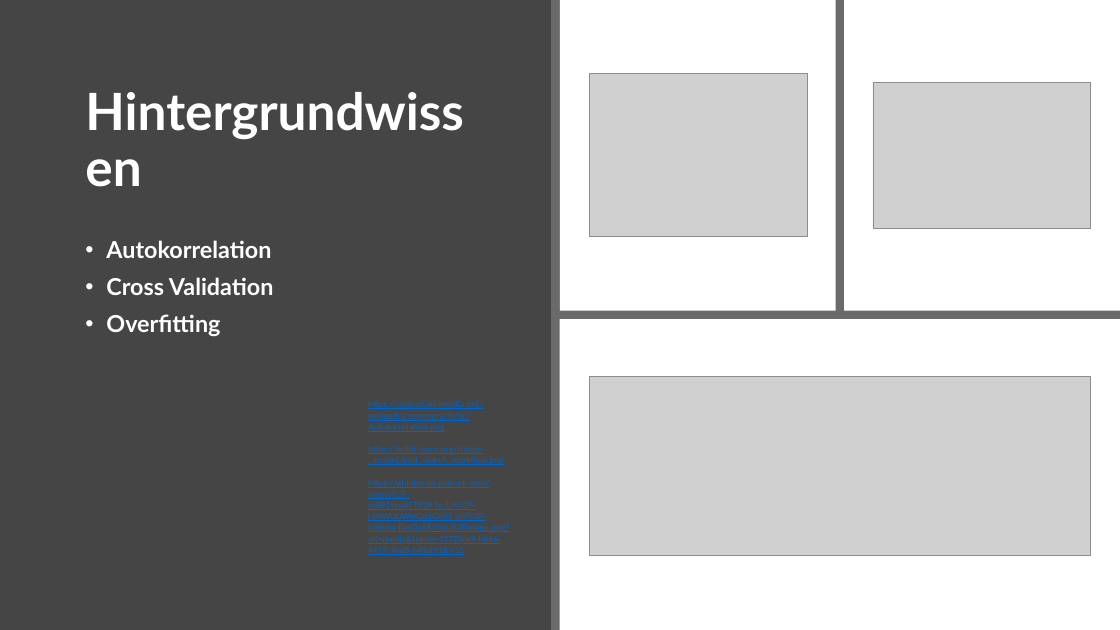
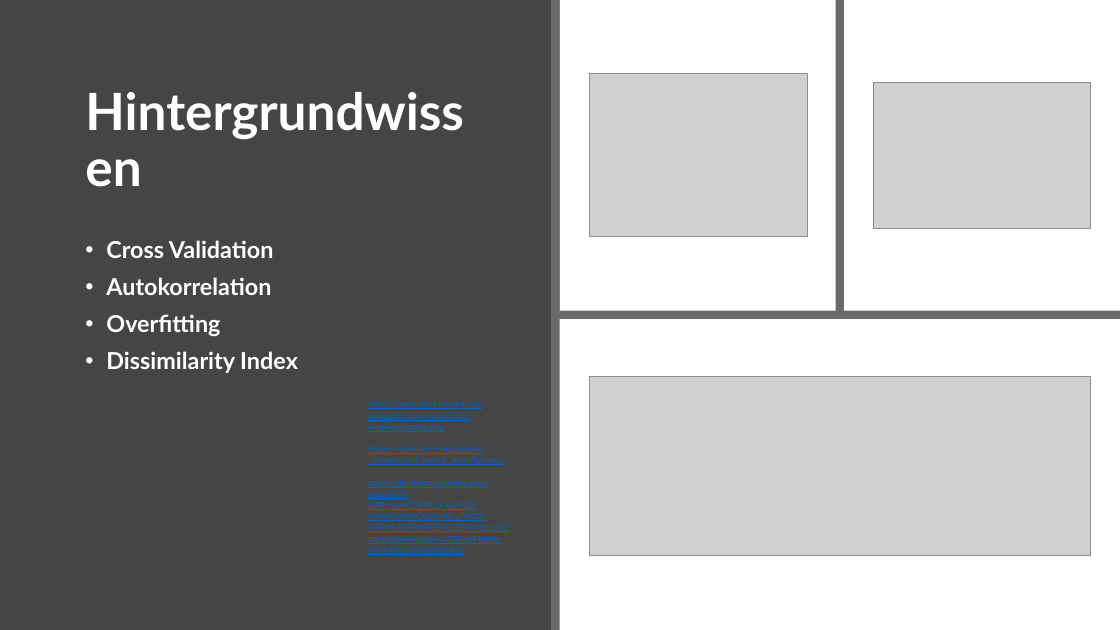
Before and after one commit to Geosoft2/geosoft2-2021, a slide deck: slide 3 of Spatial-Cross-Validation/Spatial_Cross_Validation_Presentation.pptx. Drawn at 1120x630 pixels with LibreOffice and Linux fonts; fonts in the diff are those of the drawing; grey boxes stand for pictures. Boxes give left, top, right and bottom in pixels: in the first picture for what was removed or moved away, otherwise in the second. Text is boxed around its words. In the diff, an @@ line names an element or a change of style, - is before the commit and + after.

```diff
--- a/Spatial-Cross-Validation/Spatial_Cross_Validation_Presentation.pptx
+++ b/Spatial-Cross-Validation/Spatial_Cross_Validation_Presentation.pptx
@@ text at box(106, 240, 274, 258): paragraph added @@
+• Cross Validation
@@ text at box(106, 277, 274, 295): paragraph removed @@
-• Cross Validation
@@ text at box(106, 351, 298, 373): paragraph added @@
+• Dissimilarity Index
```
Also in this commit, not shown: 4 other slides changed, 1 other file.
